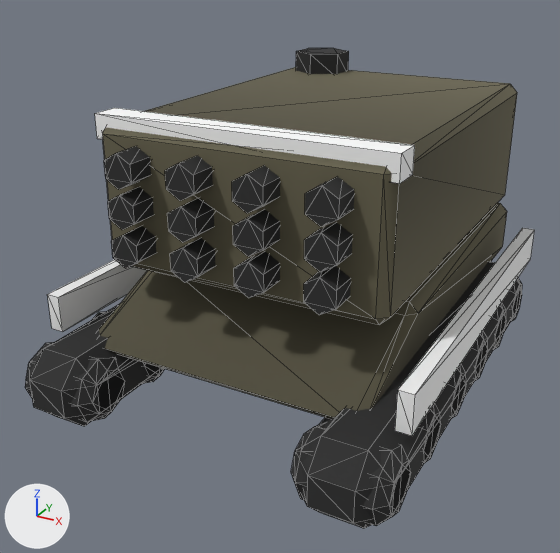
The glTF model client/public/models/ru-tos-1a.glb, before and after one commit.
Before and after are seen from a 50 mm camera at (0.727, -1.418, 0.92) aimed at (-0.04, -0.024, 0.223). Every picture has the same lights, and +X, +Y and +Z are marked at lower left. The picture after the commit comes second. Mesh edges are drawn as thin lines. Where no turn or scale is listed for an object, it has been applied to the vertices. Vertices at exactly the same position are counted once.

In view in the first picture: 'ru-tos-1a', 'turret'.
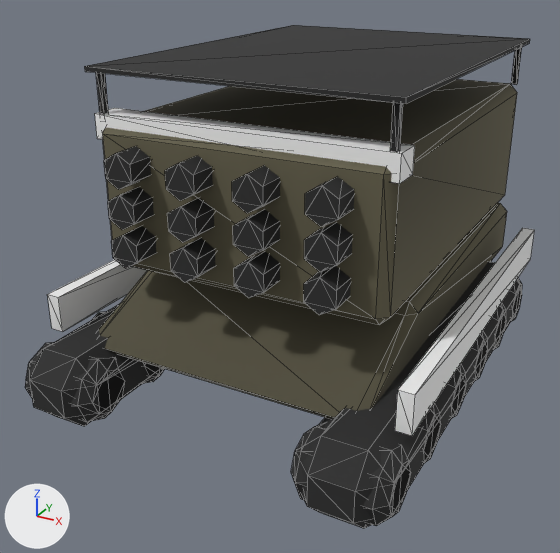
Edits to the bpy script that builds the scene:
```text
Add mat_cage:
    mat_cage = bpy.data.materials.new('cage')
    # nodes: BsdfPrincipled, Mix, OutputMaterial, VertexColor
    # colours: black #2a2a2a, mixed with the vertex colours
Change me_turret:
    used by ob_turret; location = (0.0, 0.1, 0.27)
    remove me_turret.from_pydata(...)  # 196 vertices, 328 faces; spans x -0.315..0.315, y -0.44..0.48, z 0.02..0.37
    add me_turret.from_pydata(...)  # 236 vertices, 388 faces; spans x -0.32..0.32, y -0.44..0.48, z 0.02..0.425
    me_turret part 1: a new loose piece, a box spanning x -0.306..-0.294, y -0.366..-0.354, z 0.32..0.42, in mat_dark
    me_turret part 2: a new loose piece, a box spanning x 0.294..0.306, y -0.366..-0.354, z 0.32..0.42, in mat_dark
    me_turret part 3: a new loose piece, a box spanning x 0.294..0.306, y 0.434..0.446, z 0.32..0.42, in mat_dark
    me_turret part 4: a new loose piece, a box spanning x -0.32..0.32, y -0.38..0.46, z 0.415..0.425, in mat_cage
    me_turret part 5: 67 kept faces spanning x -0.315..0.315, y -0.44..0.48, z 0.08..0.37 get new vertex colours
    other edits to the shape of me_turret do not show in these pictures
    add me_turret.materials.append(mat_cage)
```

Location of each change, [x1, y1, x2, y2] in pixels of the pictures (560 x 553 px):
'turret', reshaped (8% taller): before [95, 48, 517, 325]; after [85, 25, 530, 325]
part 1 of me_turret, added: after [96, 73, 109, 114]
part 2 of me_turret, added: after [390, 103, 403, 152]
part 3 of me_turret, added: after [511, 47, 522, 84]
part 4 of me_turret, added: after [85, 25, 530, 104]
part 5 of me_turret, recoloured (darker): before [97, 48, 517, 163]; after [97, 79, 517, 163]
